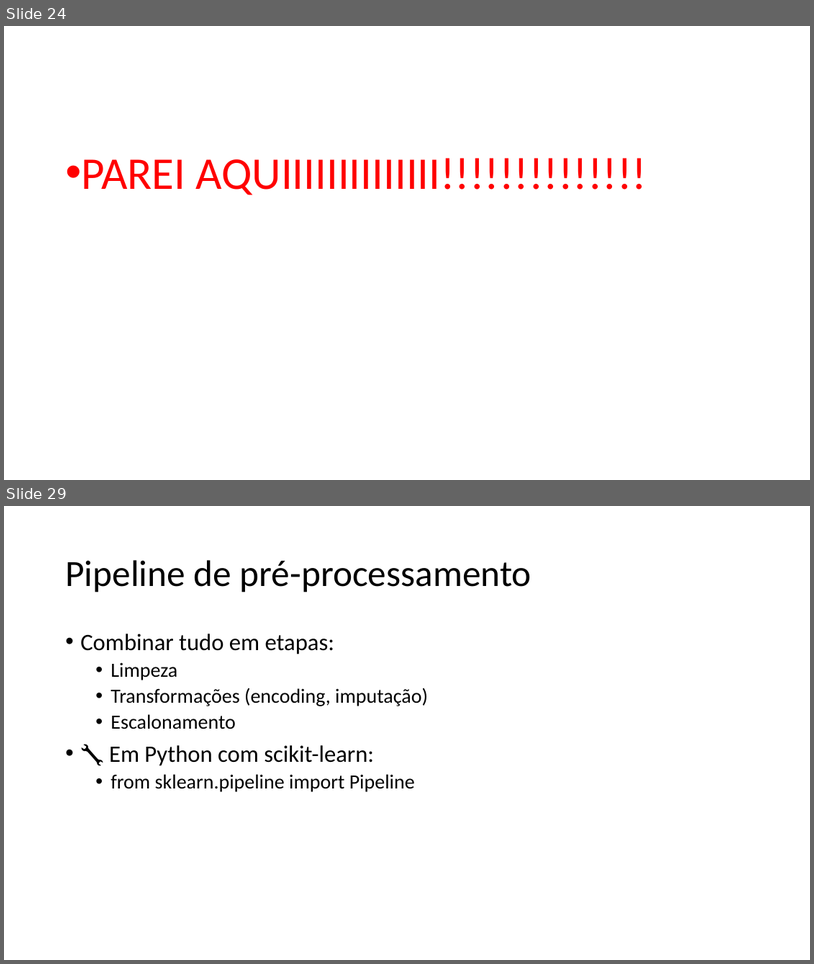
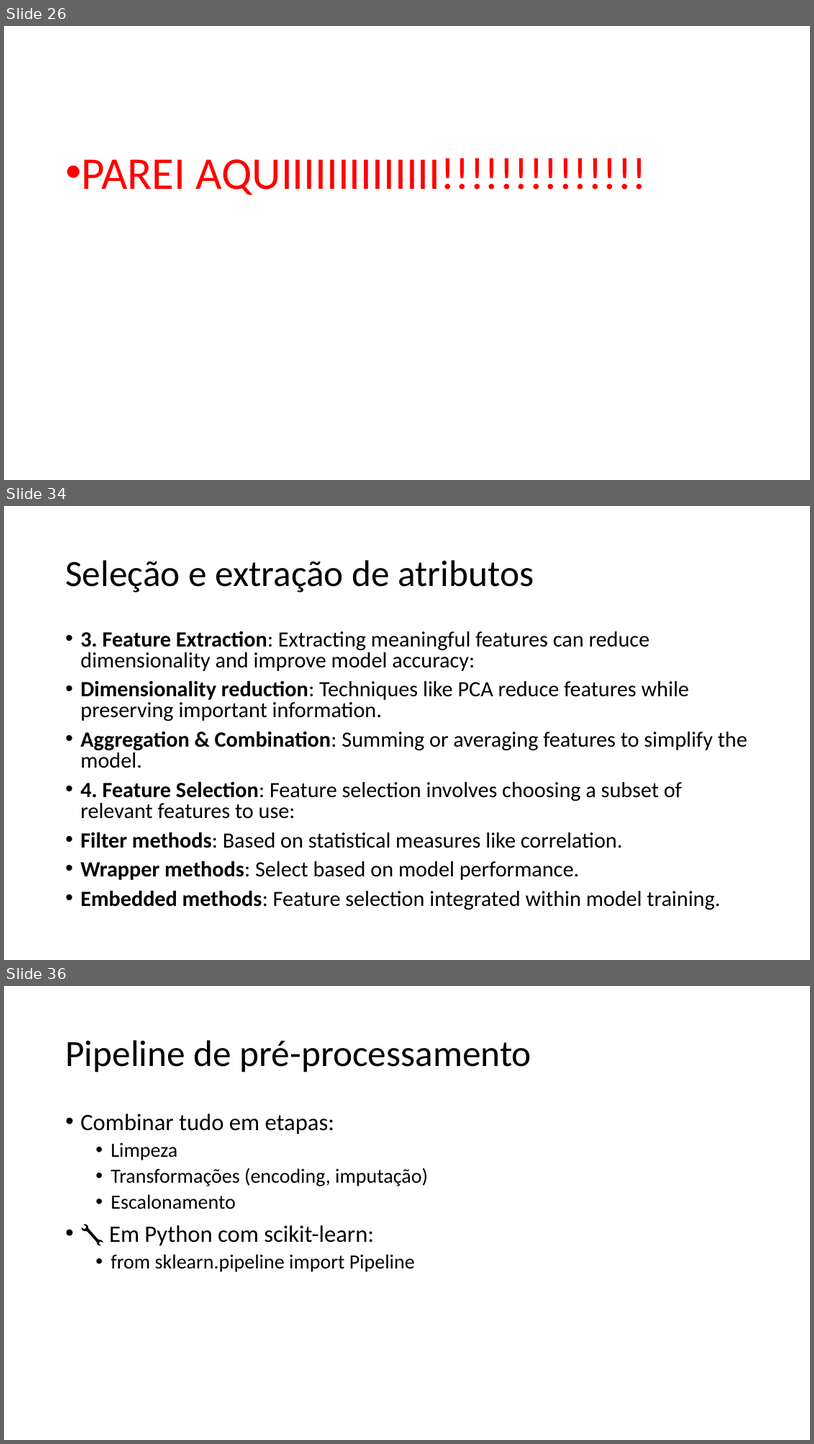
Before and after one commit to zz4fap/c24_inteligencia_artificial, a slide deck: slides/C24_Transformações.pptx. Shown one above the other, each under a label of ours: slides 24 and 29 before the commit, slides 26, 34 and 36 after it; the slides between them are not shown. The pictures are 814x964 and 814x1444 pixels, drawn with LibreOffice and Linux fonts; fonts in the diff are those of the drawing. Boxes give left, top, right and bottom in pixels: in the first picture for what was removed or moved away, otherwise in the second. Text is boxed around its words. In the diff, an @@ line names an element or a change of style, - is before the commit and + after.

```diff
--- a/slides/C24_Transformações.pptx
+++ b/slides/C24_Transformações.pptx
@@ slide 34 added at <box>4,506,810,960</box>, background #FFFFFF @@
@@ title added at <box>65,560,535,592</box>, 44 pt, text #000000 @@
+Seleção e extração de atributos
@@ text added at <box>80,631,748,910</box>, 25.9 pt, text #000000 @@
+• 3. Feature Extraction: Extracting meaningful features can reduce dimensionality and improve model accuracy:
+• Dimensionality reduction: Techniques like PCA reduce features while preserving important information.
+• Aggregation & Combination: Summing or averaging features to simplify the model.
+• 4. Feature Selection: Feature selection involves choosing a subset of relevant features to use:
+• Filter methods: Based on statistical measures like correlation.
+• Wrapper methods: Select based on model performance.
+• Embedded methods: Feature selection integrated within model training.
@@ what was slide 24 is now slide 26 @@
@@ what was slide 29 is now slide 36 @@
```
Also in this commit, not shown: 2 slides changed, 8 other slides added, 2 slides removed.
